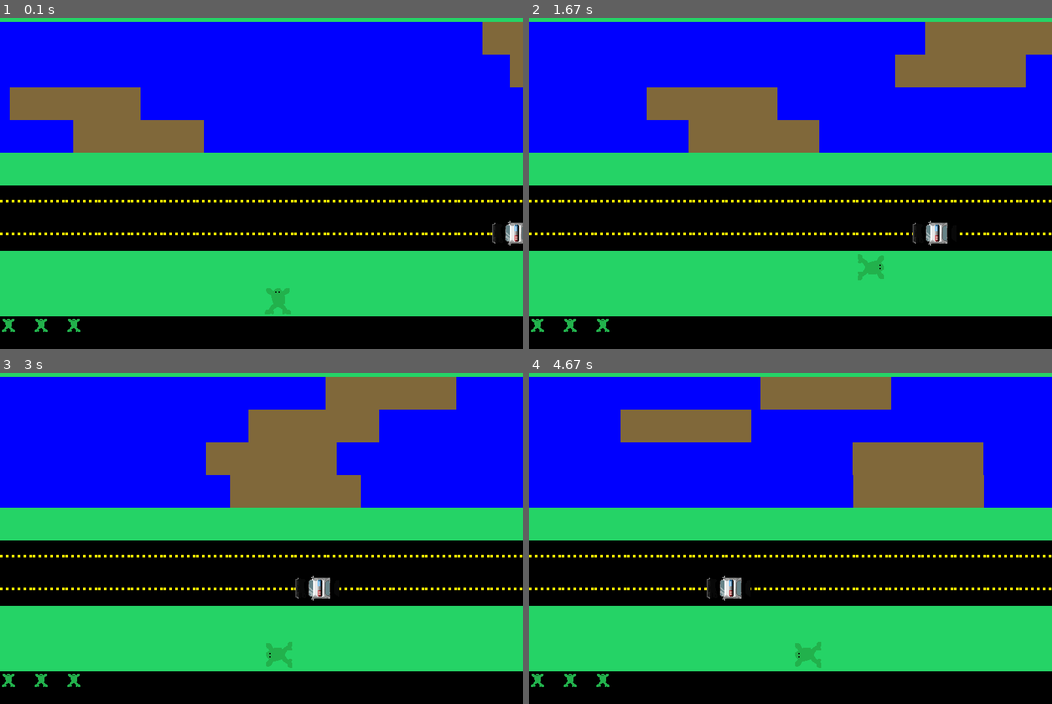
Above: before the commit, frames 1-4 (two rows, left to right).
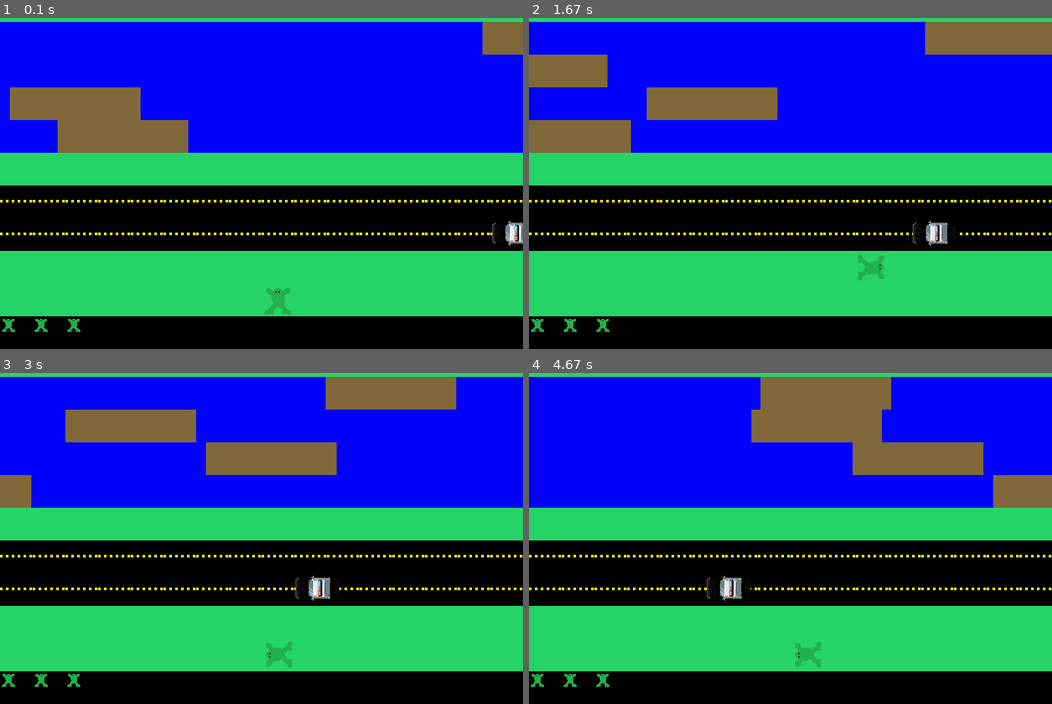
Above: after the commit, the same moments.

Repository: Love-Fromage/frogger_pygame
Game: pygame game, started from frogger.py
Two runs of this game, one before a commit and one after it. Both use one fixed random seed, a clock stepped at 60 frames per second and the inputs below.
Inputs:
- Up to frame 1 (0.1 s): no input
- Up to frame 2 (1.67 s): hold Right 0.33-0.8 s; hold Up 0.83-1.13 s; hold Right 1.17-1.63 s
- Up to frame 3 (3 s): hold Left 1.67-2.2 s; hold Down 2.23-2.53 s; hold Left 2.57-2.97 s
- Up to frame 4 (4.67 s): hold Up 3-3.37 s; hold Right 3.4-4.03 s; hold Down 4.07-4.43 s; hold Left from 4.47 s (still down)

The runs differ from the first frame. In frame 1, 0.8% of the frame differs, in the area x 11-100%, y 11-41%; in frame 2, 8.3%; in frame 3, 8.0%; in frame 4, 8.5%, in the area x 17-100%, y 11-41%.

Commit message:
frogger y peux rester sur les logs

Diff:
--- a/Frog.py
+++ b/Frog.py
@@ -67,7 +67,7 @@
         temp_image = self.image.copy();
         temp_image.set_alpha(self.alpha);
         screen.blit(temp_image, (self.pixel_x, self.pixel_y));
-    def check_collision(self, other_rect):
+    def check_collision_car(self, other_rect):
         # current_tile = game_grid[self.grid_y][self.grid_x];
         if self.rect.colliderect(other_rect) and not self.invulnerable:
             print("ouch!");
@@ -78,3 +78,32 @@
             self.rect.topleft = (self.pixel_x, self.pixel_y);
             return True;
         return False;
+
+    def check_collision_log(self, other_rect, log):
+        if self.rect.colliderect(other_rect):
+            collision_x = self.rect.centerx;
+            relative_x = collision_x - other_rect.left;
+
+             # Optional: Normalize to a value between 0 and 1 (percentage of width)
+            relative_position_percentage = relative_x / other_rect.width
+            relative_position_percentage = relative_position_percentage * 100 ;
+            if relative_position_percentage <=33:
+                print("1/3");
+                self.pixel_x = (other_rect.left+(other_rect.width/3));
+            elif relative_position_percentage >33 and relative_position_percentage <= 66:
+                print("2/3");
+            elif relative_position_percentage >66:
+                print("3/3");
+
+            if log.direction == "right":
+                self.grid_x += log.speed;
+            elif log.direction == "left":
+                self.grid_x -= log.speed;
+            self.pixel_x = self.get_pixel_position()[0];
+            self.rect.topleft = (self.pixel_x, self.pixel_y);
+
+
+            # Print or use the relative position
+            # print(f"{relative_position_percentage}");
+            # print(f"Collision relative X: {relative_x} pixels from target's left edge")
+            # print(f"Collision at {relative_position_percentage * 100:.2f}% of target_rect's width");
--- a/Log.py
+++ b/Log.py
@@ -23,7 +23,7 @@
                 else:
                     self.grid_x = 16;
             elif self.direction == "right":
-                print(f"self.pixel_x - self.width = {self.pixel_x - self.width}")
+                # print(f"self.pixel_x - self.width = {self.pixel_x - self.width}")
                 if self.pixel_x - self.width <= (14*50):
                     self.grid_x += self.speed;
                 else:
--- /dev/null
+++ b/MotLong.py
@@ -0,0 +1,22 @@
+phrase = "";
+
+def trouver_le_gros_mot(phrase):
+    mots = phrase.split();
+
+    plus_gros_mot = "";
+    nb_de_char = 0;
+
+    for mot in mots:
+        if len(mot) > nb_de_char:
+            plus_gros_mot = mot;
+            nb_de_char = len(mot);
+
+    print(f"'{plus_gros_mot}' contient {nb_de_char} characteres.");
+
+while phrase == "":
+    phrase = input("Entrez la phrase: ");
+    if phrase == "":
+        print("\n\nVeuillez entrez une phrase.");
+    else:
+        trouver_le_gros_mot(phrase);
+        break;
--- a/frogger.py
+++ b/frogger.py
@@ -70,9 +70,9 @@
 life2 = Frog(frog_life_image, x=1, y=11);
 life3 = Frog(frog_life_image, x=2, y=11);
 log1 = Log(200, 50, 15, 2, "left", 0.12);
-log2 = Log(200, 50, 16, 3, "left", 0.20);
+log2 = Log(200, 50, 16, 3, "right", 0.20);
 log3 = Log(200, 50, 0, 4, "right", 0.15);
-log4 = Log(200, 50, 2, 5, "right", 0.12);
+log4 = Log(200, 50, 2, 5, "left", 0.12);
 
 
 
@@ -122,6 +122,10 @@
     log2.draw(screen);
     log3.draw(screen);
     log4.draw(screen);
+    # pygame.draw.rect(screen, (255,0,0), (((log4.rect.right-(log4.rect.width/3))), (log4.rect.top+log4.rect.height/2), 2,2));
+
+    #testing
+
     frogger.draw(screen);
     car.draw(screen);
 
@@ -184,7 +188,11 @@
         if frogger.rect.colliderect(car.rect) and not frogger.invulnerable:
             ouch_sound.play();
 
-        frogger.check_collision(car.rect);
+        frogger.check_collision_car(car.rect);
+        frogger.check_collision_log(log1.rect, log1);
+        frogger.check_collision_log(log2.rect, log2);
+        frogger.check_collision_log(log3.rect, log3);
+        frogger.check_collision_log(log4.rect, log4);
 
 
     if frogger.invulnerable:
